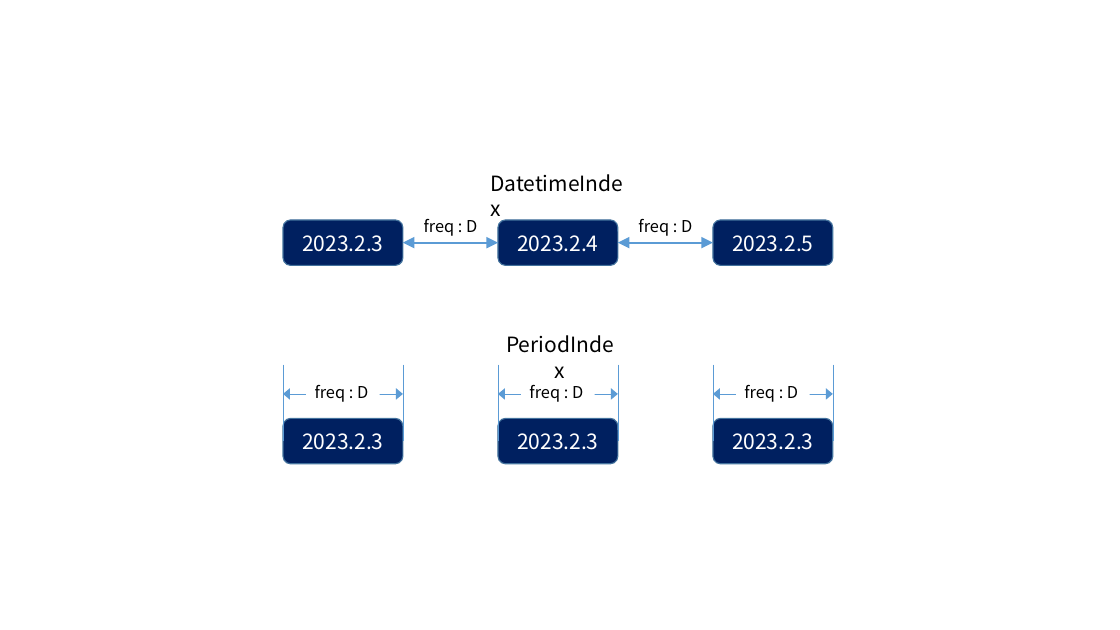
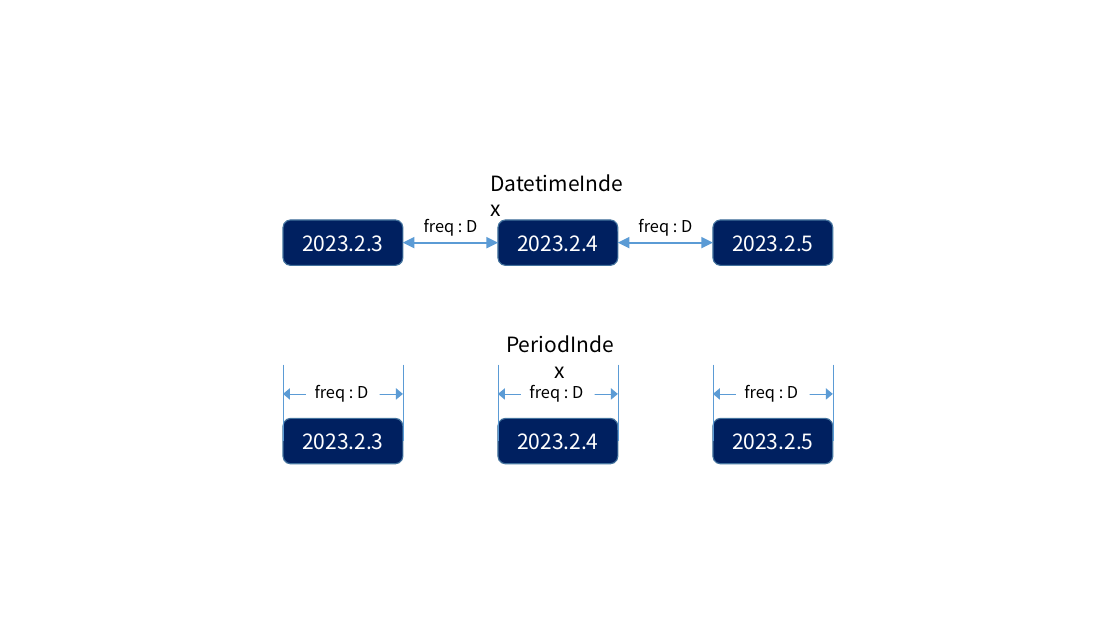
Before and after one commit to 2stndard/time_series_in_python, a slide deck: slide 1 of chap2/프레젠테이션1.pptx. Drawn at 1120x630 pixels with LibreOffice and Linux fonts; fonts in the diff are those of the drawing. Boxes give left, top, right and bottom in pixels: in the first picture for what was removed or moved away, otherwise in the second. Text is boxed around its words. In the diff, an @@ line names an element or a change of style, - is before the commit and + after.

```diff
--- a/chap2/프레젠테이션1.pptx
+++ b/chap2/프레젠테이션1.pptx
@@ text in rounded rectangle at box(517, 433, 599, 450): text changed @@
-2023.2.3
+2023.2.4
@@ text in rounded rectangle at box(732, 433, 814, 450): text changed @@
-2023.2.3
+2023.2.5
```
Also in this commit, not shown: 3 other files.
